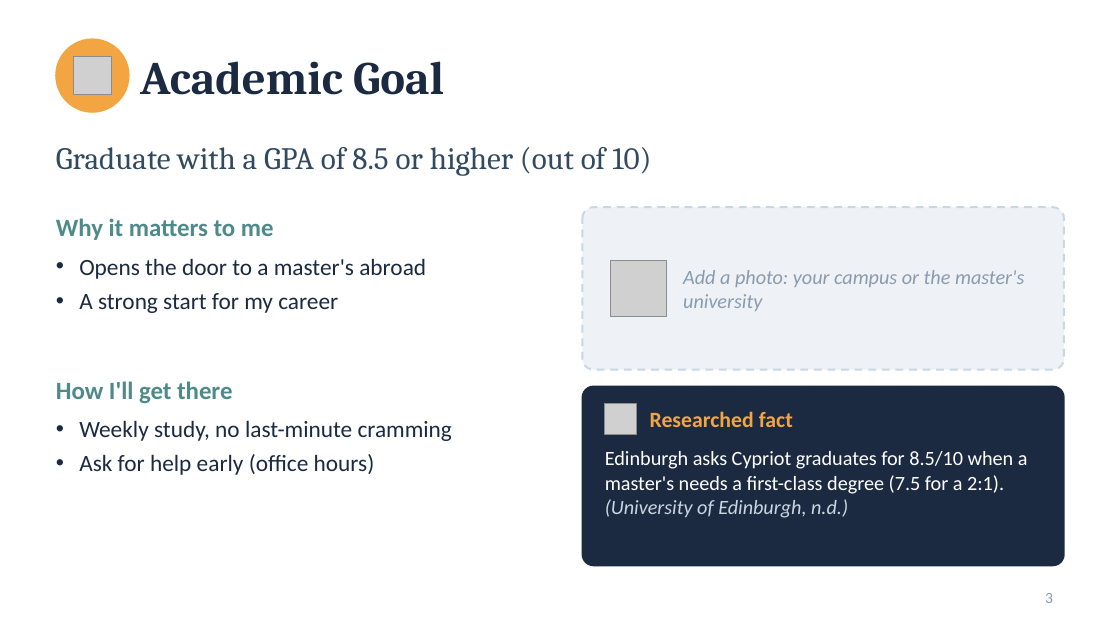
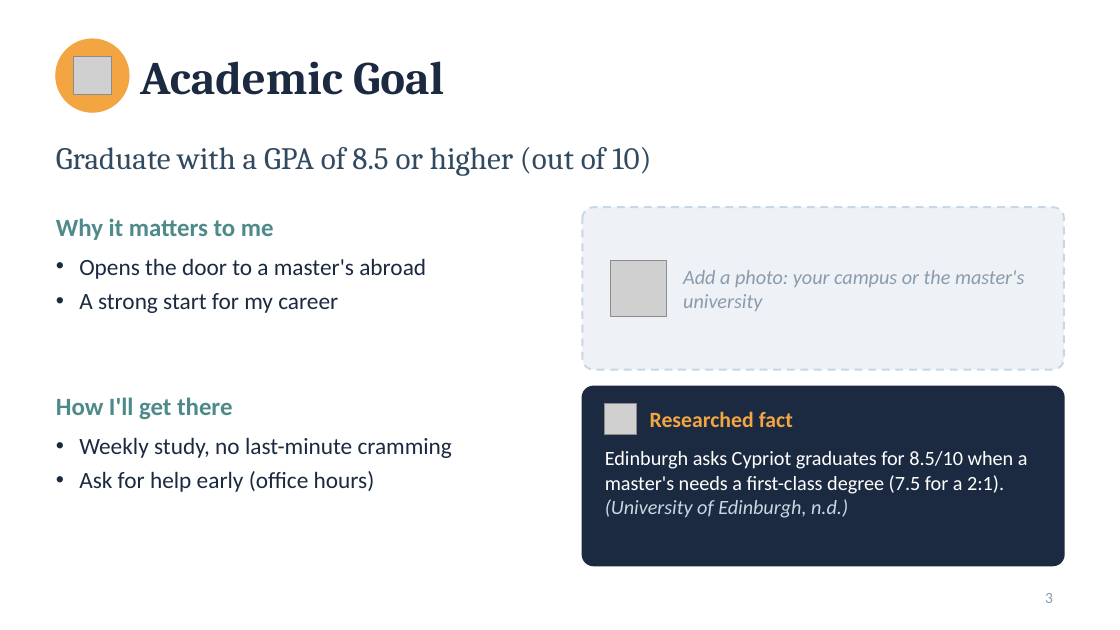
Before and after one commit to georgedeme/vault, a slide deck: slide 3 of Public/Uni/LAN100/02 - My Future Goals.pptx. Drawn at 1120x630 pixels with LibreOffice and Linux fonts; fonts in the diff are those of the drawing; grey boxes stand for pictures. Boxes give left, top, right and bottom in pixels: in the first picture for what was removed or moved away, otherwise in the second. Text is boxed around its words. In the diff, an @@ line names an element or a change of style, - is before the commit and + after.

```diff
--- a/Public/Uni/LAN100/02 - My Future Goals.pptx
+++ b/Public/Uni/LAN100/02 - My Future Goals.pptx
@@ text "How I'll get there" moved from (x1=56, y1=381, x2=232, y2=403) to (x1=56, y1=397, x2=232, y2=419) @@
@@ text "Weekly study, no last-minute cramming" moved from (x1=79, y1=420, x2=452, y2=475) to (x1=79, y1=437, x2=452, y2=492) @@
```
Also in this commit, not shown: 6 other slides changed, 1 other file.
